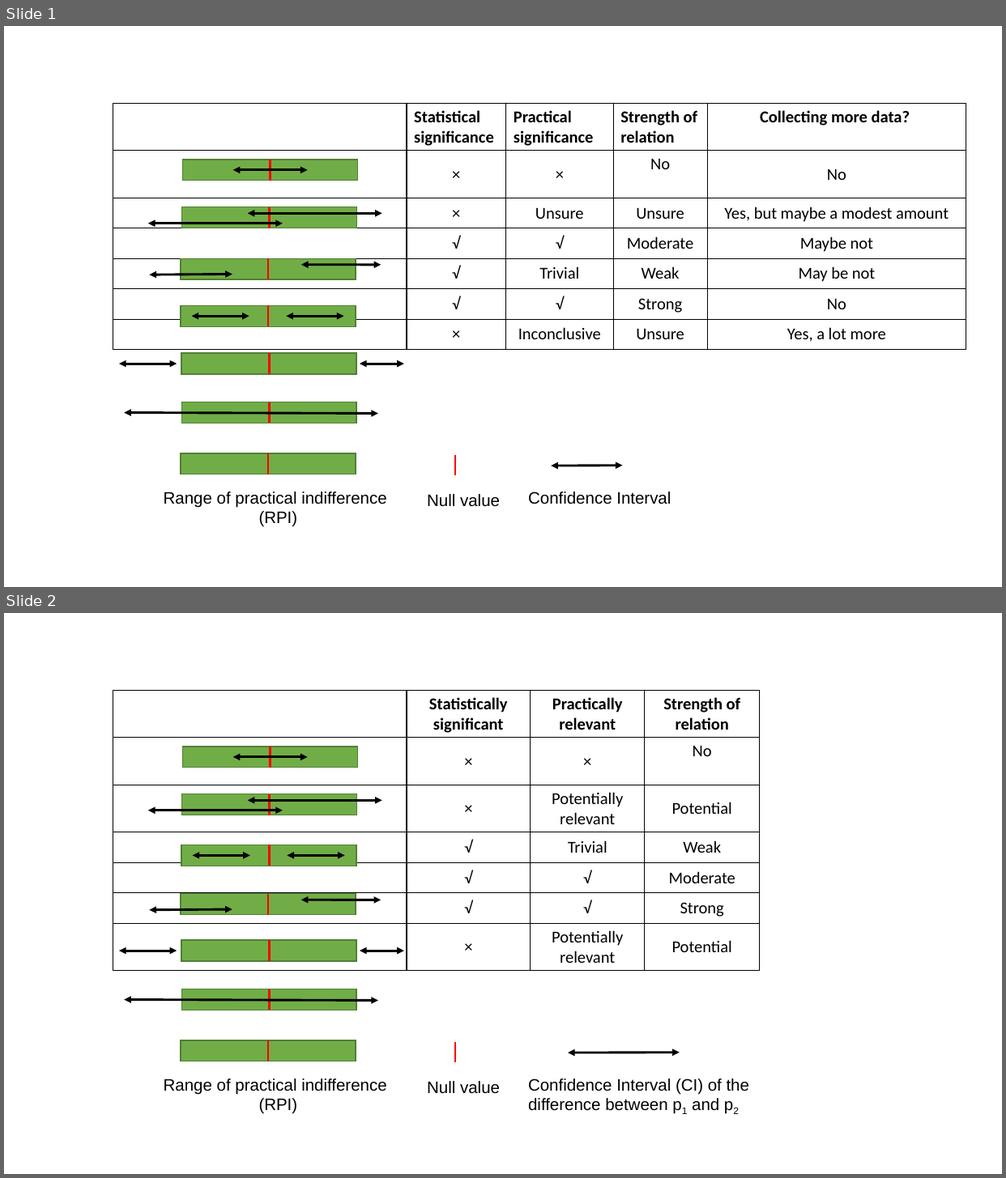
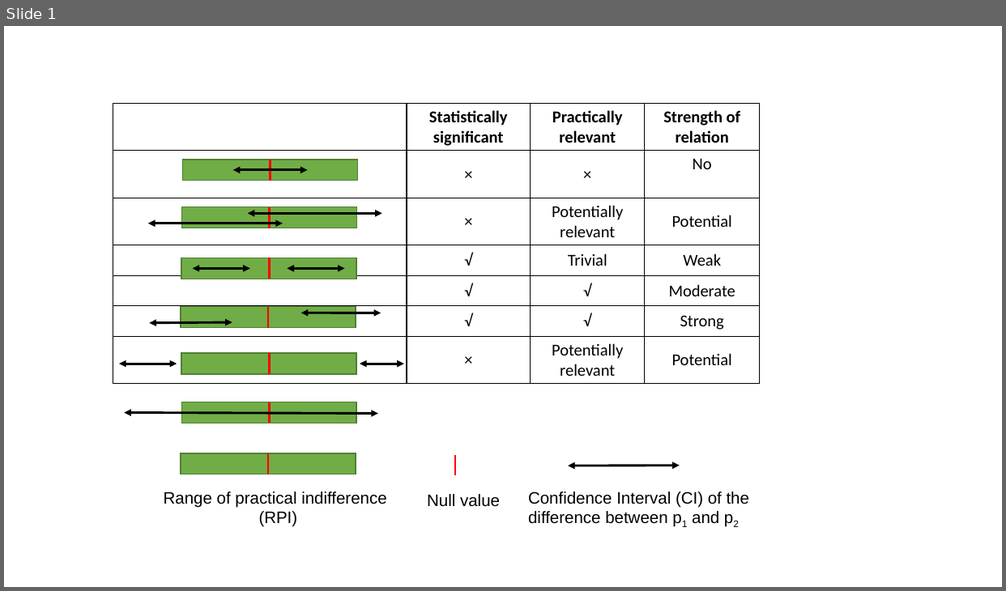
Before and after one commit to ThiThuGiangLuu/ACS-adoption-decision-pathway, a slide deck: CI Interpretation.pptx. Shown one above the other, each under a label of ours: slides 1 and 2 before the commit, slide 1 after it. The pictures are 1006x1178 and 1006x591 pixels, drawn with LibreOffice and Linux fonts; fonts in the diff are those of the drawing. Boxes give left, top, right and bottom in pixels: in the first picture for what was removed or moved away, otherwise in the second. Text is boxed around its words. In the diff, an @@ line names an element or a change of style, - is before the commit and + after.

Commit message:
Keep one slide

```diff
--- a/CI Interpretation.pptx
+++ b/CI Interpretation.pptx
@@ slide 1 removed at (4, 26, 1002, 587), background #FFFFFF @@
@@ table removed at (113, 103, 967, 435), 7 rows, 5 columns @@
- | Statistical significance | Practical significance | Strength of relation | Collecting more data?
- | × | × | No | No
- | × | Unsure | Unsure | Yes, but maybe a modest amount
- | √ | √ | Moderate | Maybe not
- | √ | Trivial | Weak | May be not
- | √ | √ | Strong | No
- | × | Inconclusive | Unsure | Yes, a lot more
@@ rectangle removed at (183, 160, 358, 180) @@
@@ double arrow removed from (233, 169) to (307, 169) @@
@@ line removed from (270, 160) to (270, 180) @@
@@ group removed at (148, 207, 382, 228): 2 double arrows, 1 rectangle, 1 line @@
@@ group removed at (149, 258, 381, 280): 2 double arrows, 1 rectangle, 1 line @@
@@ group removed at (181, 306, 356, 327): 2 double arrows, 1 rectangle, 1 line @@
@@ group removed at (119, 353, 404, 374): 2 double arrows, 1 rectangle, 1 line @@
@@ double arrow removed from (124, 413) to (378, 414) @@
@@ rectangle removed at (181, 403, 356, 424) @@
@@ line removed from (269, 403) to (269, 424) @@
@@ rectangle removed at (181, 454, 356, 475) @@
@@ line removed from (268, 454) to (268, 475) @@
@@ line removed from (455, 455) to (455, 476) @@
@@ double arrow removed from (552, 466) to (622, 466) @@
@@ text removed at (164, 492, 386, 527) @@
-Range of practical indifference
-(RPI)
@@ text removed at (427, 494, 500, 507) @@
-Null value
@@ text removed at (528, 492, 671, 505) @@
-Confidence Interval
@@ what was slide 2 is now slide 1 @@
```
